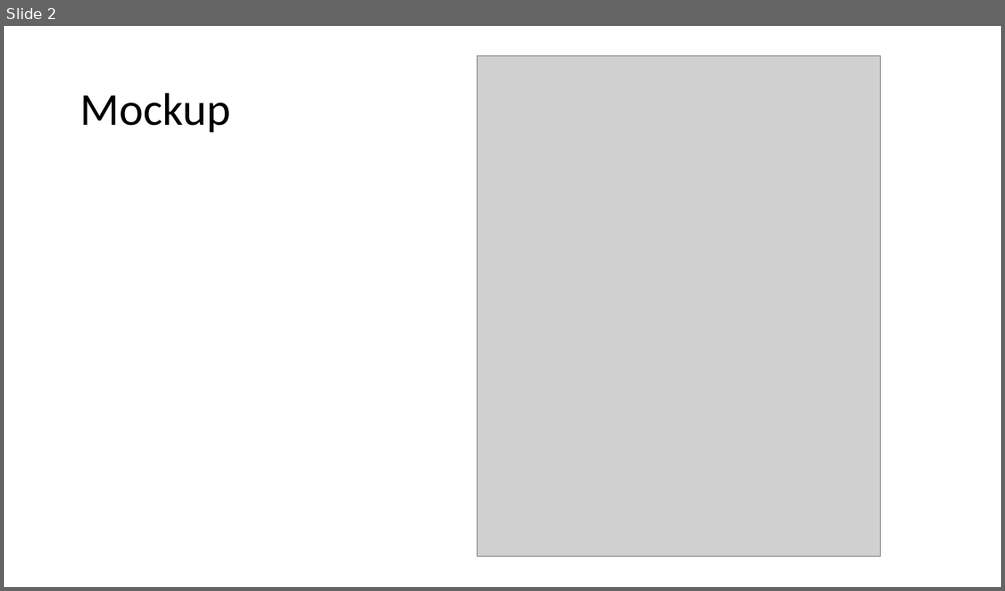
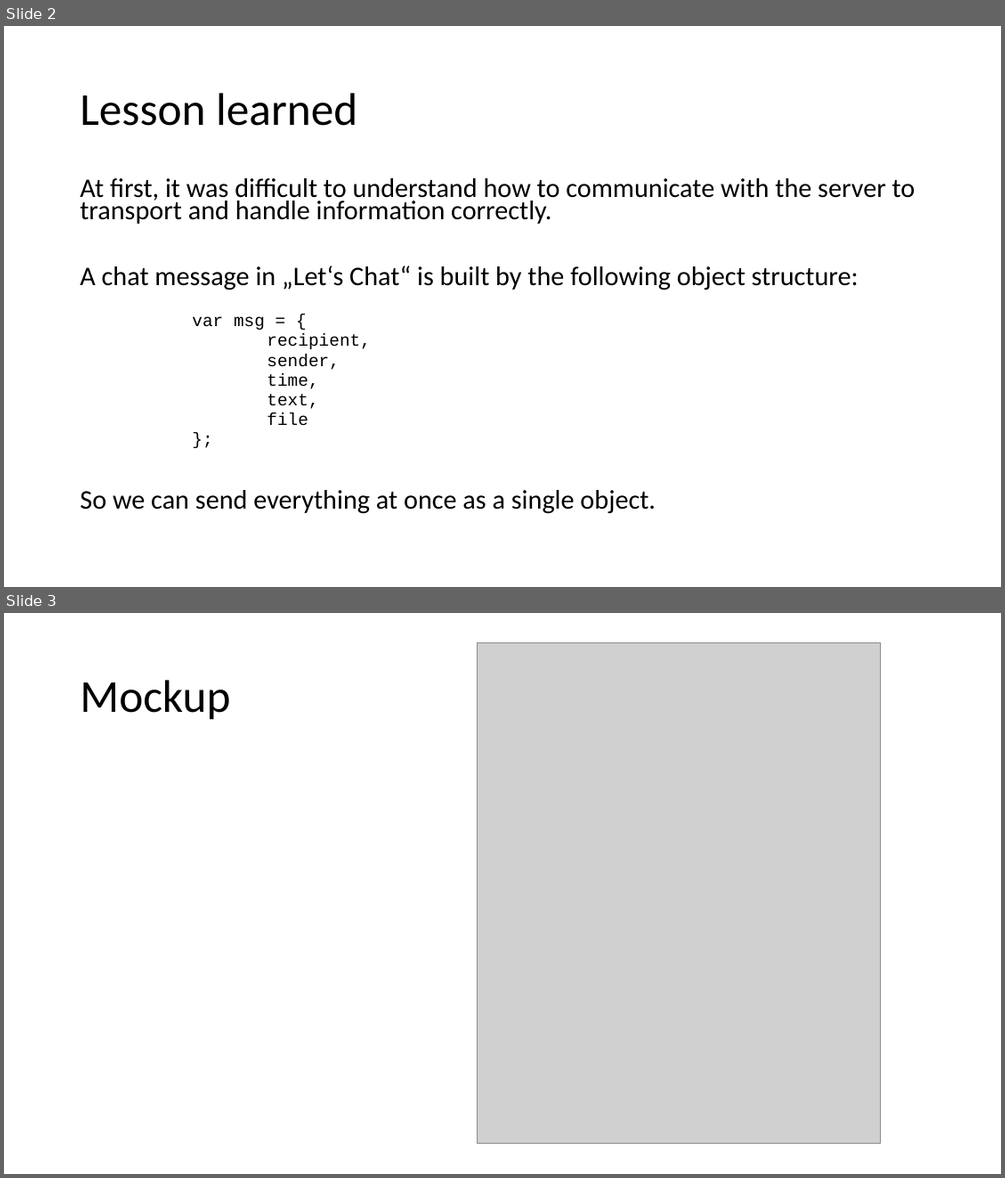
Before and after one commit to tierlord/CloudComputing-ChatServer, a slide deck: Documentation/presentation.pptx. Shown one above the other, each under a label of ours: slide 2 before the commit, slides 2 and 3 after it. The pictures are 1005x591 and 1005x1178 pixels, drawn with LibreOffice and Linux fonts; fonts in the diff are those of the drawing; grey boxes stand for pictures. Boxes give left, top, right and bottom in pixels: in the first picture for what was removed or moved away, otherwise in the second. Text is boxed around its words. In the diff, an @@ line names an element or a change of style, - is before the commit and + after.

```diff
--- a/Documentation/presentation.pptx
+++ b/Documentation/presentation.pptx
@@ slide 2 added at (x1=4, y1=26, x2=1001, y2=587), background #FFFFFF @@
@@ title added at (x1=80, y1=93, x2=357, y2=126), 44 pt, text #000000 @@
+Lesson learned
@@ text added at (x1=80, y1=178, x2=915, y2=514), 25.9 pt, text #000000 @@
+At first, it was difficult to understand how to communicate with the server to transport and handle information correctly.
+A chat message in „Let‘s Chat“ is built by the following object structure:
+      var msg = {
+      recipient,
+      sender,
+      time,
+      text,
+      file
+      };
+So we can send everything at once as a single object.
@@ what was slide 2 is now slide 3 @@
```
Also in this commit, not shown: 1 slide changed.
